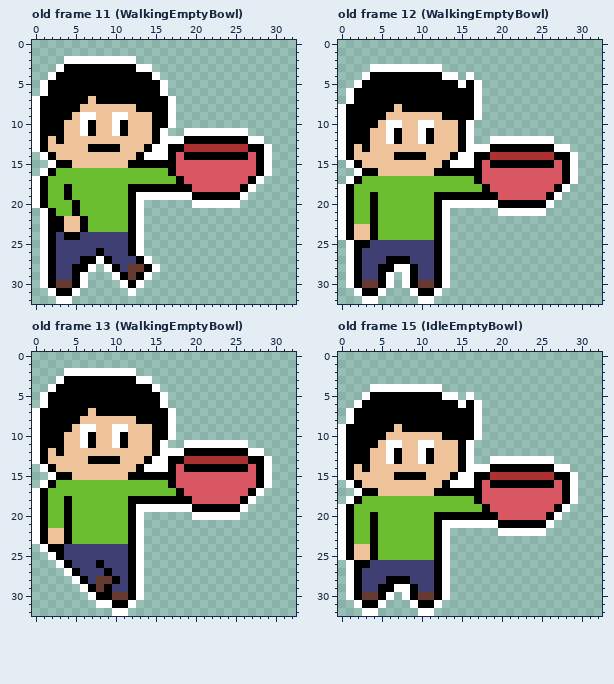
Pixel-art file: ExportedAssets/Art/New Character.aseprite. That is the earlier state.
33x33 pixels, 34 frames. Shown: old frame 11 (WalkingEmptyBowl), old frame 12 (WalkingEmptyBowl), old frame 13 (WalkingEmptyBowl), old frame 15 (IdleEmptyBowl). The commit also changed other frames, which this record leaves out.
The result:
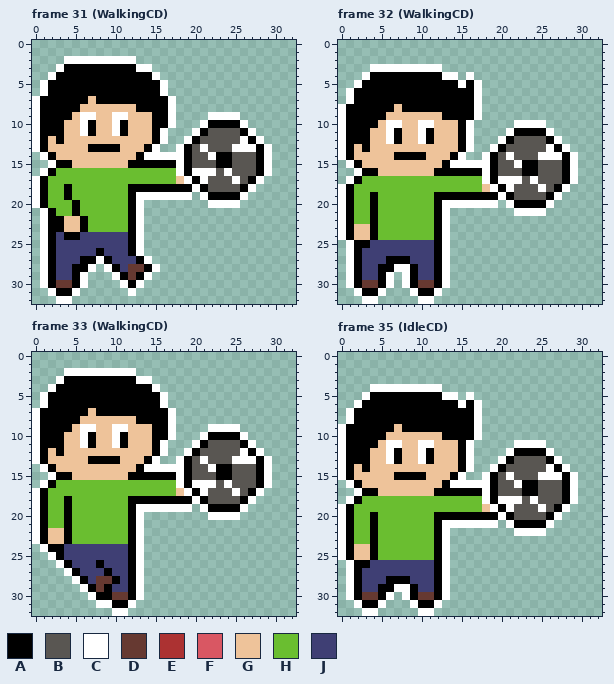
Palette (. is transparent): A #000000  B #595652  C #ffffff  D #663931  E #ac3232  F #d95763  G #eec39a  H #6abe30  J #3f3f74
A new or re-ordered frame is compared with the old frame closest to it.
The exact change:
frames 34 -> 39
--- frame 31 (WalkingCD) is new; against old frame 11 (WalkingEmptyBowl), layer "Objects"
@@ x 14..29 @@
  8 AAAC............
- 9 GAAC............
-10 GAAC............
-11 GAC..CCCCCCCC...
-12 GACCCAAAAAAAACC.
-13 ACCAAEEEEEEEEAAC
-14 CCCAFAAAAAAAAFAC
-15 AAAAFFFFFFFFFFAC
-16 HHHAFFFFFFFFFFAC
-17 HHHHAFFFFFFFFAC.
-18 AAAAAAFFFFFFAC..
-19 CCCCCCAAAAAAC...
-20 ......CCCCCC....
+ 9 GAAC....CCCC....
+10 GAAC...CAAAAC...
+11 GAC...CABBBBAC..
+12 GAC..CABBBBBCAC.
+13 AC..CABCBBBCCCAC
+14 CCCCCABBCAABBBAC
+15 AAAACABBBAABBBAC
+16 HHHHCACCCBCBBBAC
+17 HHHHGCACBBBCBAC.
+18 AAAAAACABBBBAC..
+19 CCCCCC.CAAAAC...
+20 ........CCCC....
 21 ................
--- frame 32 (WalkingCD) is new; against old frame 12 (WalkingEmptyBowl), layer "Objects"
@@ x 14..29 @@
  9 AAAC............
-10 GAC.............
-11 GAC.............
-12 GAC..CCCCCCCC...
-13 GACCCAAAAAAAACC.
-14 ACCAAEEEEEEEEAAC
-15 CCCAFAAAAAAAAFAC
-16 AAAAFFFFFFFFFFAC
-17 HHHAFFFFFFFFFFAC
-18 HHHHAFFFFFFFFAC.
-19 AAAAAAFFFFFFAC..
-20 CCCCCCAAAAAAC...
-21 ......CCCCCC....
+10 GAC.....CCCC....
+11 GAC....CAAAAC...
+12 GAC...CABBBBAC..
+13 GAC..CABBBBBCAC.
+14 AC..CABCBBBCCCAC
+15 CCCCCABBCAABBBAC
+16 AAAACABBBAABBBAC
+17 HHHHCACCCBCBBBAC
+18 HHHHGCACBBBCBAC.
+19 AAAAAACABBBBAC..
+20 CCCCCC.CAAAAC...
+21 ........CCCC....
 22 ................
--- frame 33 (WalkingCD) is new; against old frame 13 (WalkingEmptyBowl), layer "Objects": the same change as frame 31 (WalkingCD)
--- frame 35 (IdleCD) is new; against old frame 15 (IdleEmptyBowl), layer "Objects"
@@ x 14..29 @@
 10 AAAC............
-11 GAC.............
-12 GAC.............
-13 GAC..CCCCCCCC...
-14 GACCCAAAAAAAACC.
-15 ACCAAEEEEEEEEAAC
-16 CCCAFAAAAAAAAFAC
-17 AAAAFFFFFFFFFFAC
-18 HHHAFFFFFFFFFFAC
-19 HHHHAFFFFFFFFAC.
-20 AAAAAAFFFFFFAC..
-21 CCCCCCAAAAAAC...
-22 ......CCCCCC....
+11 GAC.....CCCC....
+12 GAC....CAAAAC...
+13 GAC...CABBBBAC..
+14 GAC..CABBBBBCAC.
+15 AC..CABCBBBCCCAC
+16 CCCCCABBCAABBBAC
+17 AAAACABBBAABBBAC
+18 HHHHCACCCBCBBBAC
+19 HHHHGCACBBBCBAC.
+20 AAAAAACABBBBAC..
+21 CCCCCC.CAAAAC...
+22 ........CCCC....
 23 ................
Where, in picture pixels (left, top, right, bottom), the same in both pictures:
changed: (160, 112, 256, 208)
changed: (466, 120, 562, 216)
changed: (160, 424, 256, 520)
changed: (466, 440, 562, 536)
